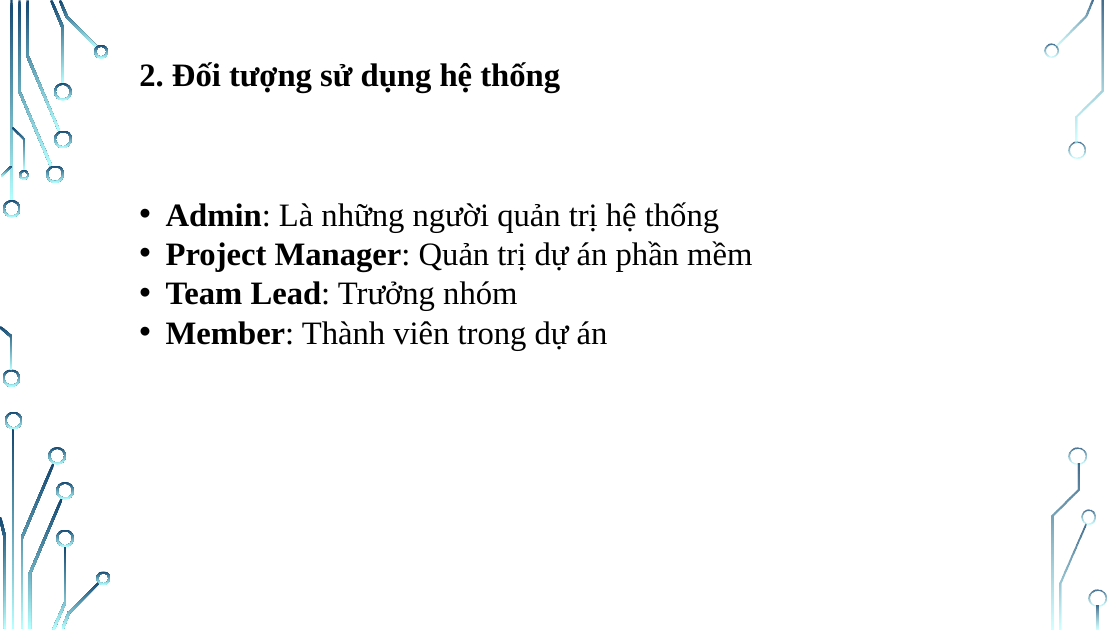
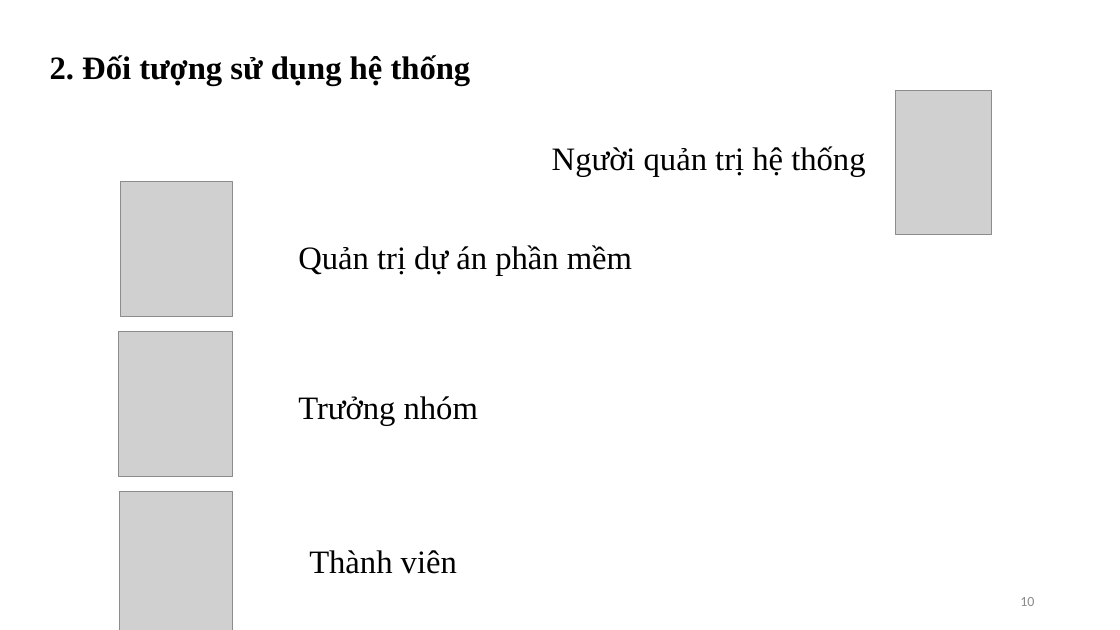
Before and after one commit to NguyenThiHao/DoAnTotNghiep, a slide deck: slide 10 of Documents/Slide do an tot nghiep.pptx. Drawn at 1120x630 pixels with LibreOffice and Linux fonts; fonts in the diff are those of the drawing; grey boxes stand for pictures; background and template pictures are left out. Boxes give left, top, right and bottom in pixels: in the first picture for what was removed or moved away, otherwise in the second. Text is boxed around its words. In the diff, an @@ line names an element or a change of style, - is before the commit and + after.

```diff
--- a/Documents/Slide do an tot nghiep.pptx
+++ b/Documents/Slide do an tot nghiep.pptx
@@ text "2. Đối tượng sử dụng ...": place and size @@
-text "2. Đối tượng sử dụng ..." at (139, 62, 560, 92)
+text "2. Đối tượng sử dụng ..." at (50, 55, 471, 85)
@@ picture added at (896, 91, 992, 234) @@
@@ text at (552, 146, 865, 176): text changed @@
-• Admin: Là những người quản trị hệ thống
-• Project Manager: Quản trị dự án phần mềm
-• Team Lead: Trưởng nhóm
-• Member: Thành viên trong dự án
+Người quản trị hệ thống
@@ picture added at (120, 181, 233, 317) @@
@@ text added at (298, 245, 632, 276), 28 pt, text #000000 @@
+Quản trị dự án phần mềm
@@ picture added at (118, 331, 233, 476) @@
@@ text added at (298, 396, 478, 425), 28 pt, text #000000 @@
+Trưởng nhóm
@@ picture added at (120, 492, 233, 630) @@
@@ text added at (309, 550, 457, 574), 28 pt, text #000000 @@
+Thành viên
@@ page number added at (1020, 597, 1034, 606), 12 pt, text #8C8C8C @@
+10
@@ group removed at (0, 0, 1107, 630): 33 freeform shapes, 3 rectangles @@
```
Also in this commit, not shown: 18 other slides changed, 9 slides added, 2 slides removed, 25 other files.
